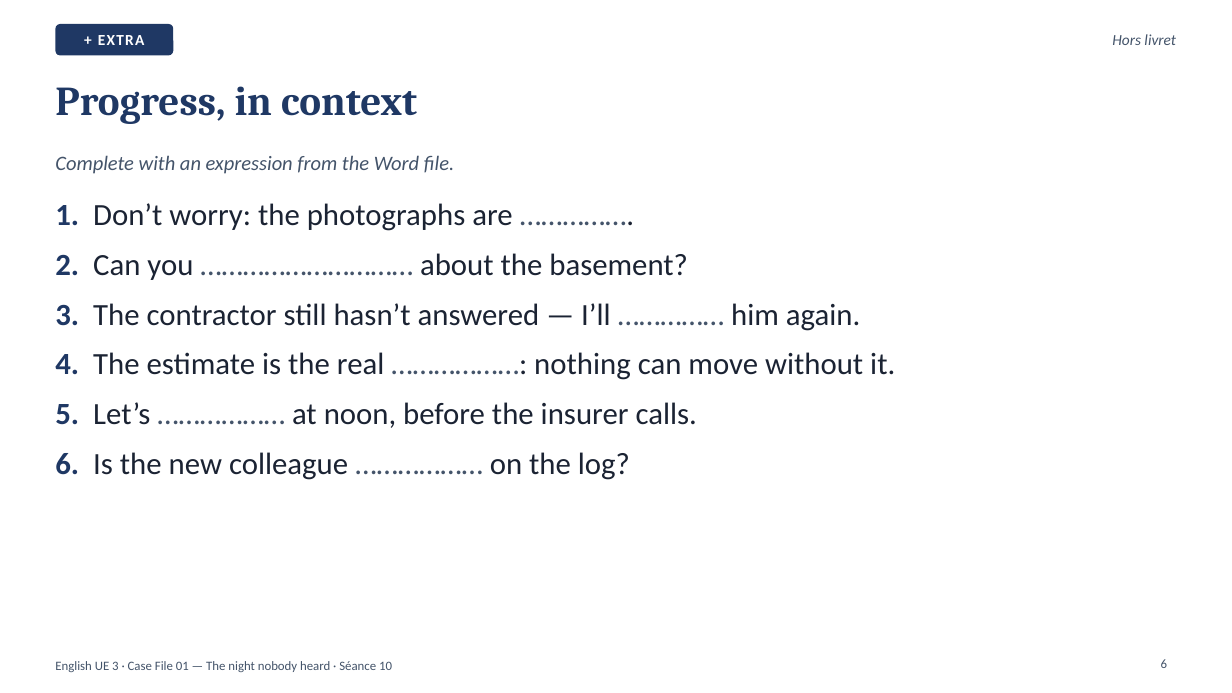
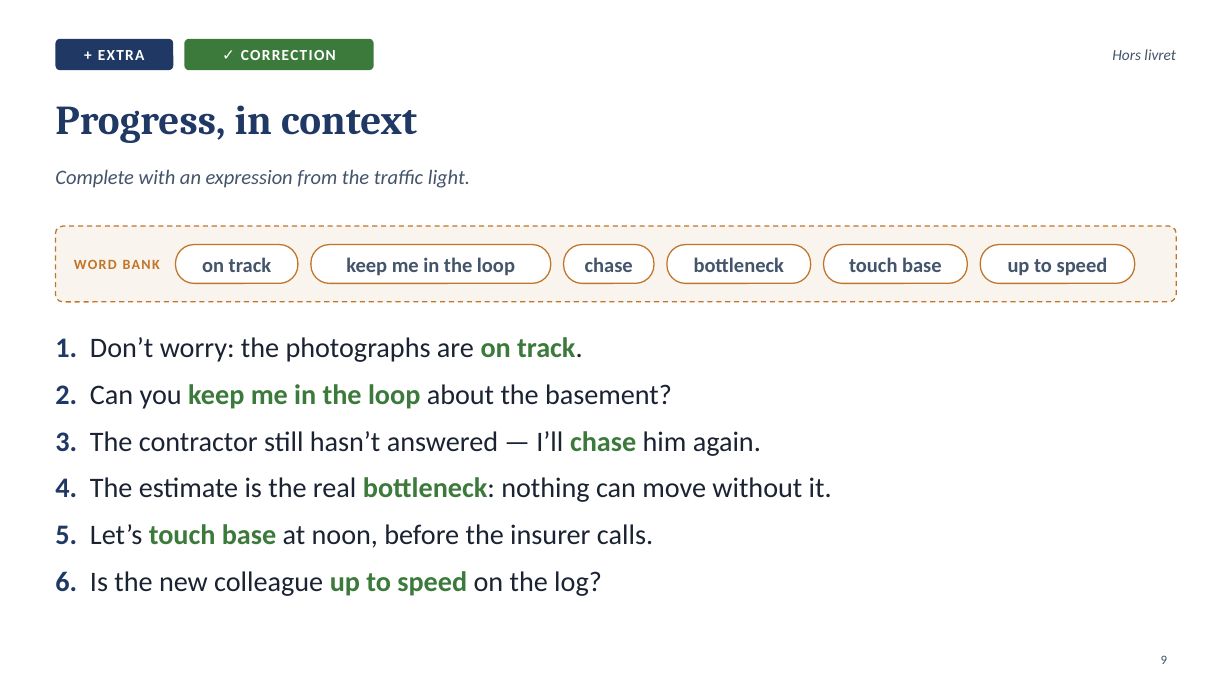
Before and after one commit to ajouniaux/talenleren, a slide deck: slide 9 of powerpoints/Seance_10_Scene4_Ten_oclock_update.pptx (slide 6 before the commit). Drawn at 1232x693 pixels with LibreOffice and Linux fonts; fonts in the diff are those of the drawing. Boxes give left, top, right and bottom in pixels: in the first picture for what was removed or moved away, otherwise in the second. Text is boxed around its words. In the diff, an @@ line names an element or a change of style, - is before the commit and + after.

```diff
--- a/powerpoints/Seance_10_Scene4_Ten_oclock_update.pptx
+++ b/powerpoints/Seance_10_Scene4_Ten_oclock_update.pptx
@@ rounded rectangle "+ EXTRA": place and size @@
-rounded rectangle "+ EXTRA" at bbox=[55, 24, 173, 55]
+rounded rectangle "+ EXTRA" at bbox=[55, 39, 173, 70]
@@ rounded rectangle added at bbox=[185, 39, 374, 70], fill #3C7A3C, 12 pt, text #FFFFFF, bold @@
+✓ CORRECTION
@@ text "Hors livret": place and size @@
-text "Hors livret" at bbox=[1112, 34, 1176, 45]
+text "Hors livret" at bbox=[1112, 49, 1176, 60]
@@ title "Progress, in context": place and size @@
-title "Progress, in context" at bbox=[55, 86, 417, 124]
+title "Progress, in context" at bbox=[55, 105, 417, 143]
@@ text at bbox=[55, 169, 470, 188]: text changed @@
-Complete with an expression from the Word file.
+Complete with an expression from the traffic light.
@@ rounded rectangle added at bbox=[55, 226, 1177, 302], fill #C0752A at 8% opacity, outline #C0752A 1 pt dashed @@
@@ text added at bbox=[74, 259, 160, 269], 11 pt, text #C0752A, bold @@
+WORD BANK
@@ rounded rectangle added at bbox=[176, 245, 298, 284], fill #FFFFFF, outline #C0752A 1 pt, 16 pt, text #44546A, bold @@
+on track
@@ rounded rectangle added at bbox=[311, 245, 551, 284], fill #FFFFFF, outline #C0752A 1 pt, 16 pt, text #44546A, bold @@
+keep me in the loop
@@ rounded rectangle added at bbox=[564, 245, 654, 284], fill #FFFFFF, outline #C0752A 1 pt, 16 pt, text #44546A, bold @@
+chase
@@ rounded rectangle added at bbox=[667, 245, 811, 284], fill #FFFFFF, outline #C0752A 1 pt, 16 pt, text #44546A, bold @@
+bottleneck
@@ rounded rectangle added at bbox=[823, 245, 968, 284], fill #FFFFFF, outline #C0752A 1 pt, 16 pt, text #44546A, bold @@
+touch base
@@ rounded rectangle added at bbox=[981, 245, 1135, 284], fill #FFFFFF, outline #C0752A 1 pt, 16 pt, text #44546A, bold @@
+up to speed
@@ text at bbox=[55, 337, 832, 596]: text changed; size 24 to 22 pt @@
-1. Don’t worry: the photographs are …………….
-2. Can you ………………………… about the basement?
-3. The contractor still hasn’t answered — I’ll …………… him again.
-4. The estimate is the real ………………: nothing can move without it.
-5. Let’s ……………… at noon, before the insurer calls.
-6. Is the new colleague ……………… on the log?
+1. Don’t worry: the photographs are on track.
+2. Can you keep me in the loop about the basement?
+3. The contractor still hasn’t answered — I’ll chase him again.
+4. The estimate is the real bottleneck: nothing can move without it.
+5. Let’s touch base at noon, before the insurer calls.
+6. Is the new colleague up to speed on the log?
@@ page number removed at bbox=[1161, 659, 1167, 668] @@
-6
@@ page number added at bbox=[1161, 655, 1167, 664], 10 pt, text #44546A @@
+9
@@ text removed at bbox=[55, 661, 392, 672] @@
-English UE 3 · Case File 01 — The night nobody heard · Séance 10
```
Also in this commit, not shown: 10 other slides changed, 10 slides added, 5 slides removed, 8 other files.
